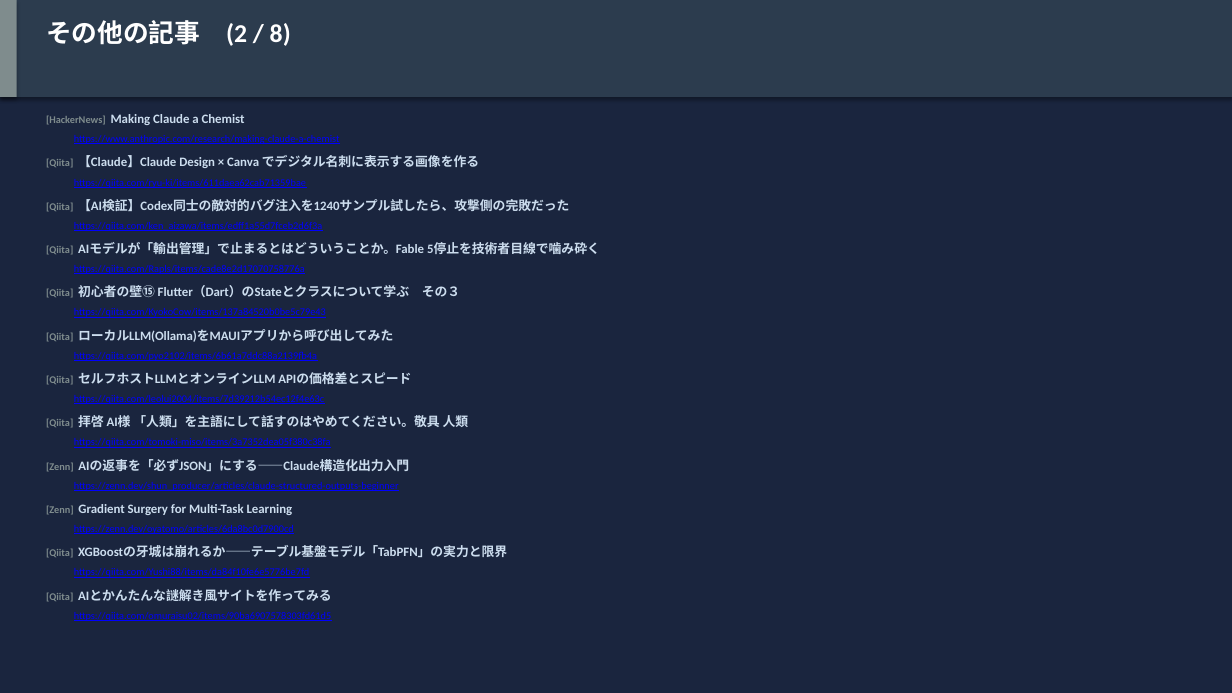
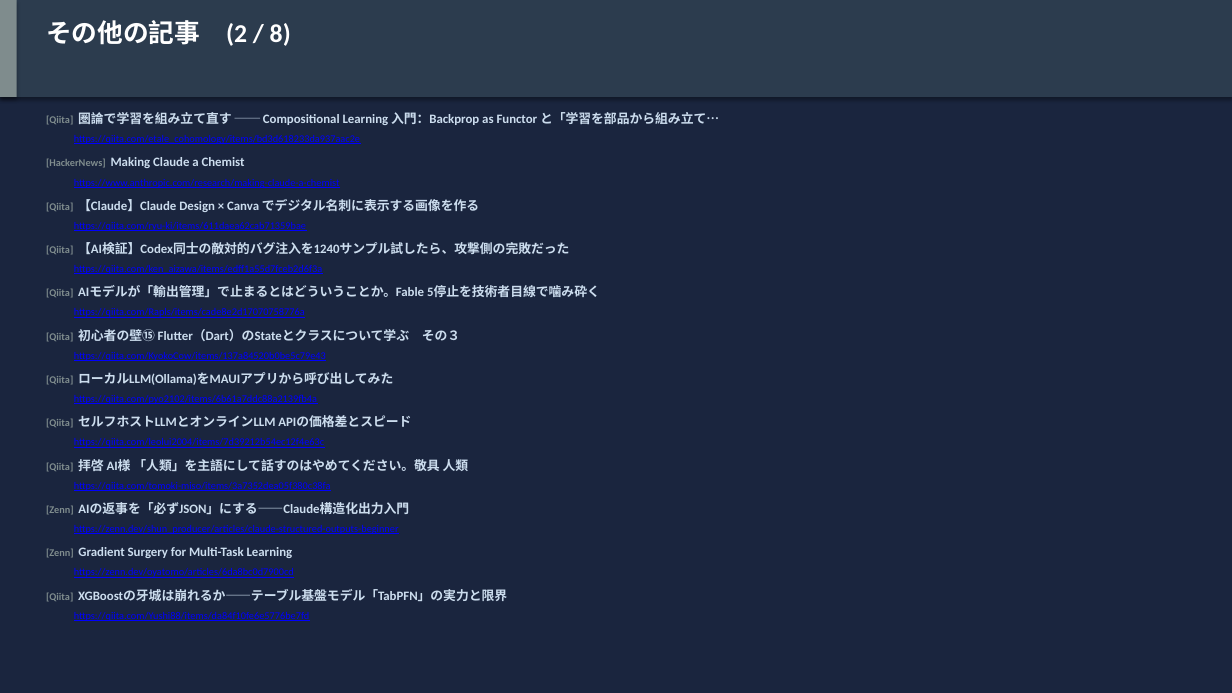
Before and after one commit to h-shoji-jws/ai-news-collector, a slide deck: slide 19 of data/2026-06-14.pptx. Drawn at 1232x693 pixels with LibreOffice and Linux fonts; fonts in the diff are those of the drawing. Boxes give left, top, right and bottom in pixels: in the first picture for what was removed or moved away, otherwise in the second. Text is boxed around its words. In the diff, an @@ line names an element or a change of style, - is before the commit and + after.

Commit message:
Add daily AI news collection: 2026-06-14

```diff
--- a/data/2026-06-14.pptx
+++ b/data/2026-06-14.pptx
@@ text added at [46, 112, 719, 125], 10 pt, text #CCDDEE, bold @@
+[Qiita] 圏論で学習を組み立て直す ── Compositional Learning 入門：Backprop as Functor と「学習を部品から組み立て…
@@ text at [74, 135, 360, 144]: text changed @@
-https://qiita.com/ryu-ki/items/611daea62cab71359bae
+https://qiita.com/etale_cohomology/items/bd3d618233da937aac2e
@@ text at [74, 222, 306, 231]: text changed @@
-https://qiita.com/ken_aizawa/items/edff1a55d7fceb2d6f3a
+https://qiita.com/ryu-ki/items/611daea62cab71359bae
@@ text at [74, 265, 323, 274]: text changed @@
-https://qiita.com/Rapls/items/cade8e2d17070758776a
+https://qiita.com/ken_aizawa/items/edff1a55d7fceb2d6f3a
@@ text "[Qiita] AIモデルが「輸出管理」で止まるとはどういうことか。Fable 5停止を技術者目線で噛み砕く": place and size @@
-text "[Qiita] AIモデルが「輸出管理」で止まるとはどういうことか。Fable 5停止を技術者目線で噛み砕く" at [46, 242, 600, 255]
+text "[Qiita] AIモデルが「輸出管理」で止まるとはどういうことか。Fable 5停止を技術者目線で噛み砕く" at [46, 286, 600, 298]
@@ text at [74, 308, 305, 318]: text changed @@
-https://qiita.com/KyokoCow/items/137a84520b0be5c79e43
+https://qiita.com/Rapls/items/cade8e2d17070758776a
@@ text at [74, 352, 326, 361]: text changed @@
-https://qiita.com/pyo2102/items/6b61a7ddc88a2139fb4a
+https://qiita.com/KyokoCow/items/137a84520b0be5c79e43
@@ text at [74, 395, 317, 404]: text changed @@
-https://qiita.com/leolui2004/items/7d39212b54ec12f4e63c
+https://qiita.com/pyo2102/items/6b61a7ddc88a2139fb4a
@@ text at [74, 438, 324, 448]: text changed @@
-https://qiita.com/tomoki-miso/items/3a7352dea05f380c38fa
+https://qiita.com/leolui2004/items/7d39212b54ec12f4e63c
@@ 11 texts: place and size @@
-11 texts at [46, 114, 569, 558]
+11 texts at [46, 157, 569, 602]
@@ text at [74, 482, 331, 491]: text changed @@
-https://zenn.dev/shun_producer/articles/claude-structured-outputs-beginner
+https://qiita.com/tomoki-miso/items/3a7352dea05f380c38fa
@@ text at [74, 525, 399, 534]: text changed @@
-https://zenn.dev/oyatomo/articles/6da8bc0d7900cd
+https://zenn.dev/shun_producer/articles/claude-structured-outputs-beginner
@@ text at [74, 568, 294, 578]: text changed @@
-https://qiita.com/Yushi88/items/da84f10fe6e5776be7fd
+https://zenn.dev/oyatomo/articles/6da8bc0d7900cd
@@ text removed at [46, 589, 332, 602] @@
-[Qiita] AIとかんたんな謎解き風サイトを作ってみる
@@ text at [74, 612, 310, 621]: text changed @@
-https://qiita.com/omuraisu02/items/90ba6907578303fd61d5
+https://qiita.com/Yushi88/items/da84f10fe6e5776be7fd
```
Also in this commit, not shown: 9 other slides changed, 1 other file.
